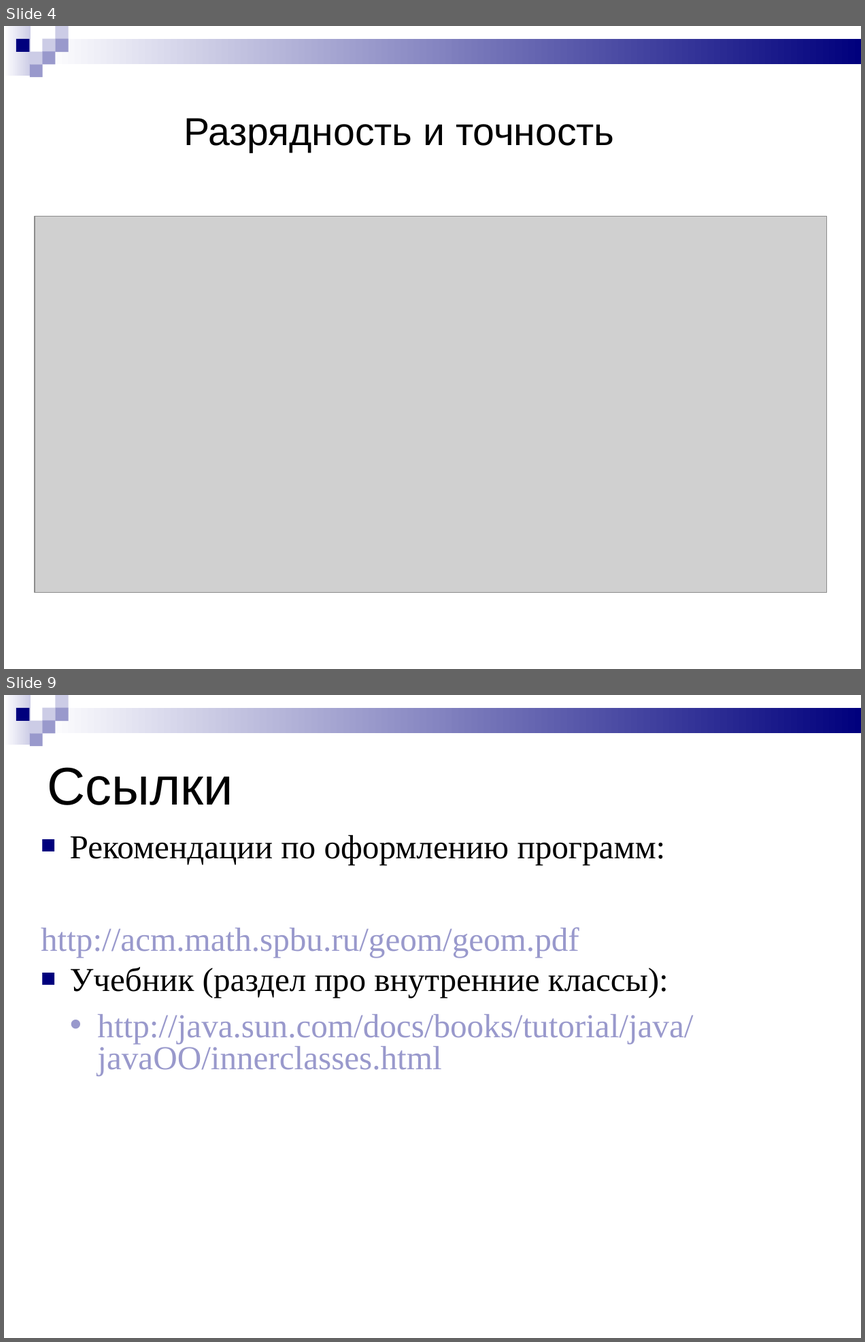
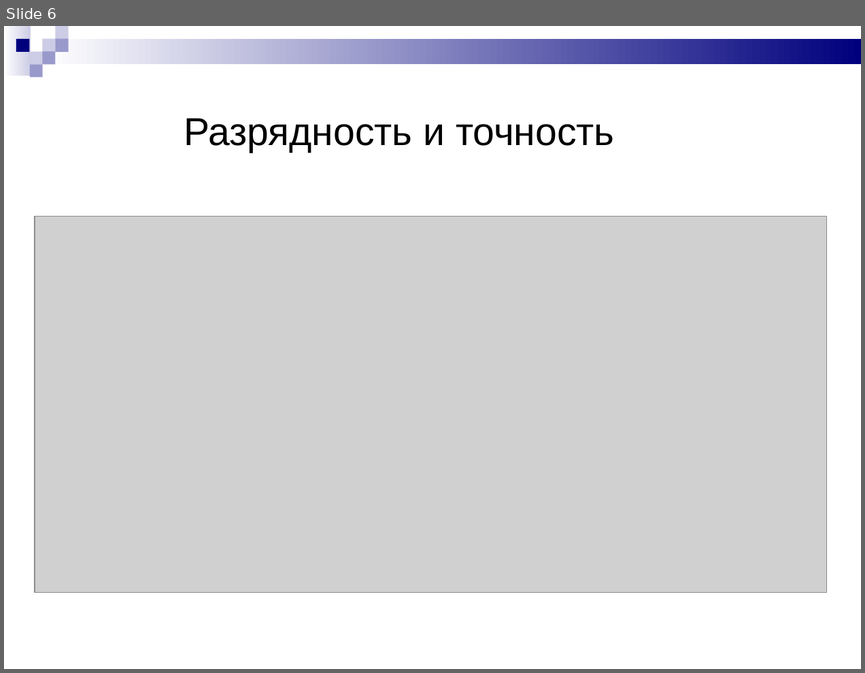
Before and after one commit to Chuvi-w/lisiynos, a slide deck: schedule/Однородные координаты.ppt. Shown one above the other, each under a label of ours: slides 4 and 9 before the commit, slide 6 after it; the slides between them are not shown. The pictures are 865x1342 and 865x673 pixels, drawn with LibreOffice and Linux fonts; fonts in the diff are those of the drawing; grey boxes stand for pictures. Boxes give left, top, right and bottom in pixels: in the first picture for what was removed or moved away, otherwise in the second. Text is boxed around its words. In the diff, an @@ line names an element or a change of style, - is before the commit and + after.

```diff
--- a/schedule/Однородные координаты.ppt
+++ b/schedule/Однородные координаты.ppt
@@ slide 9 removed at [4, 695, 861, 1338], background #FFFFFF; not listed: 9 template elements that a slide beside it also shows @@
@@ text removed at [47, 767, 233, 805] @@
-Ссылки
@@ text removed at [41, 835, 693, 1076] @@
-■ Рекомендации по оформлению программ:
-http://acm.math.spbu.ru/geom/geom.pdf
-■ Учебник (раздел про внутренние классы):
-  • http://java.sun.com/docs/books/tutorial/java/javaOO/innerclasses.html
@@ what was slide 4 is now slide 6 @@
```
Also in this commit, not shown: 2 slides changed, 5 slides added, 2 other slides removed, 4 other files.
